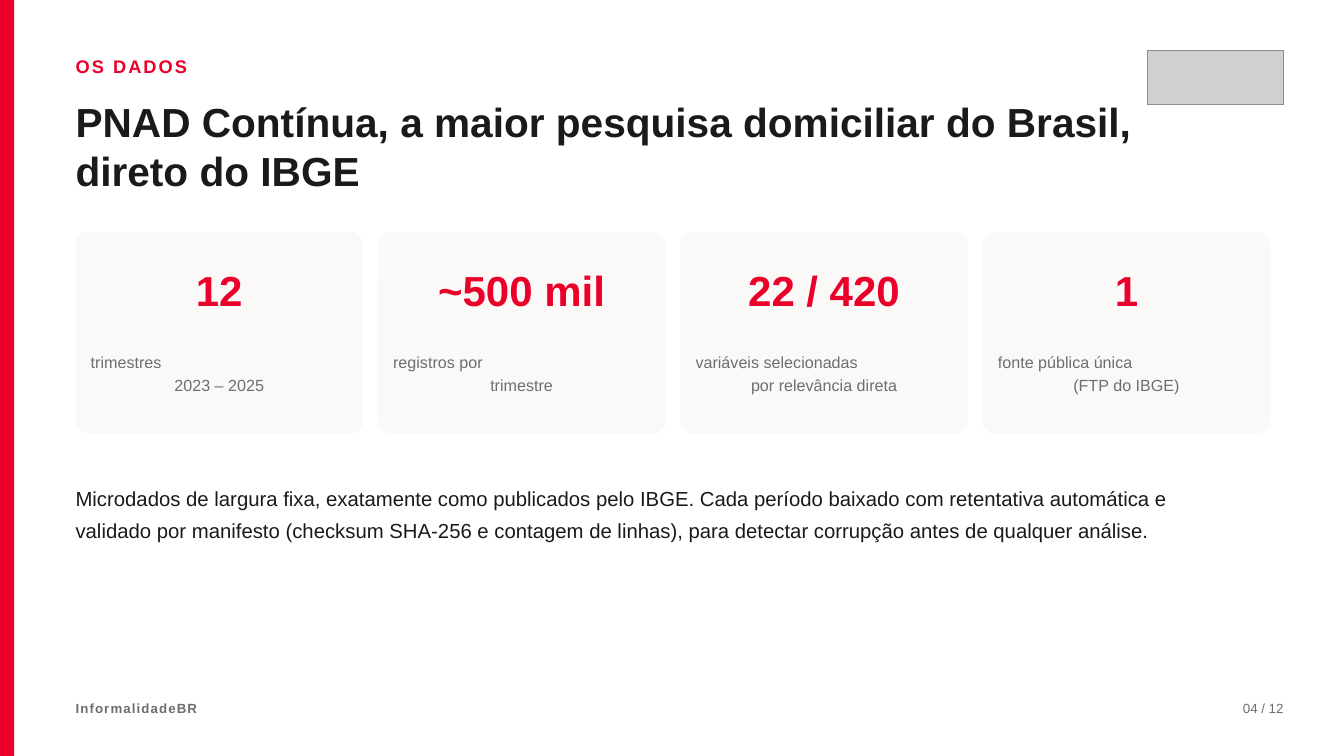
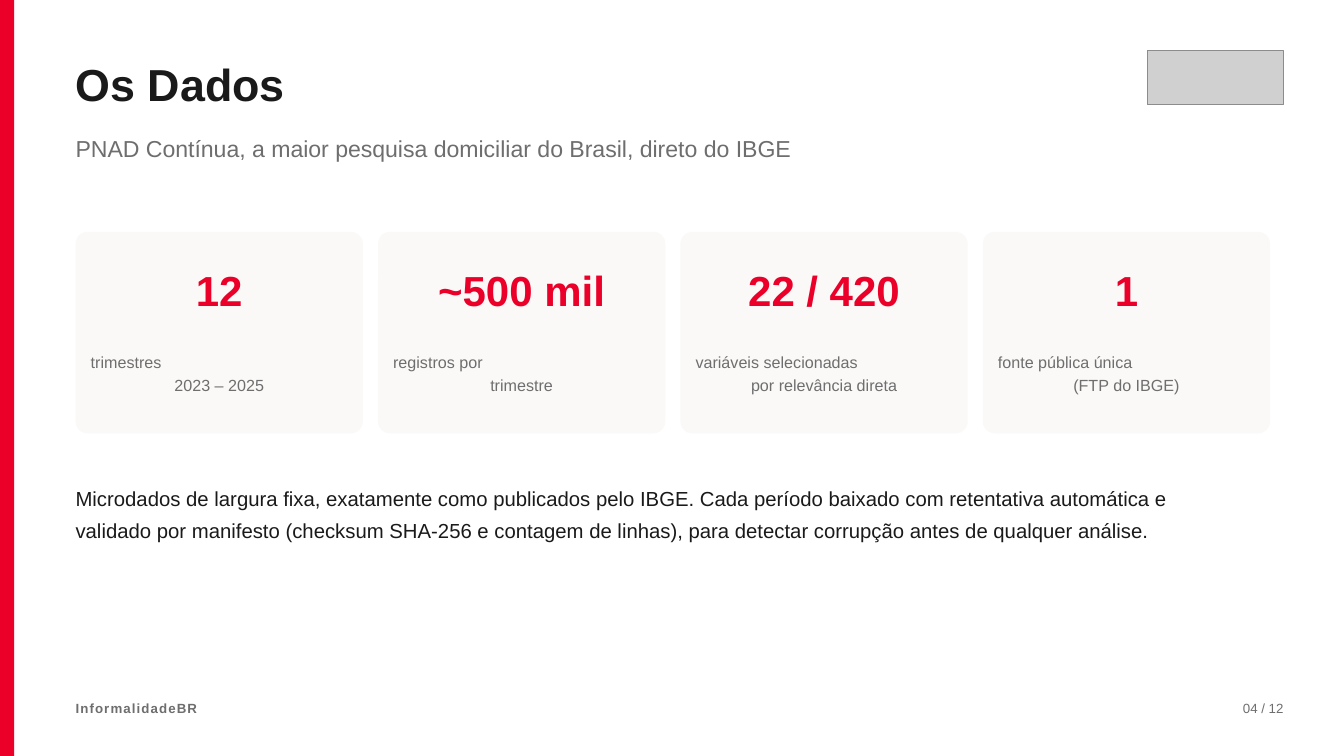
Before and after one commit to gui-ramon/pipeline-hands-on-engenharia-de-dados, a slide deck: slide 4 of apresentacao/InformalidadeBR - Apresentacao.pptx. Drawn at 1344x756 pixels with LibreOffice and Linux fonts; fonts in the diff are those of the drawing; grey boxes stand for pictures. Boxes give left, top, right and bottom in pixels: in the first picture for what was removed or moved away, otherwise in the second. Text is boxed around its words. In the diff, an @@ line names an element or a change of style, - is before the commit and + after.

```diff
--- a/apresentacao/InformalidadeBR - Apresentacao.pptx
+++ b/apresentacao/InformalidadeBR - Apresentacao.pptx
@@ text at [76, 68, 285, 102]: text changed; size 13 to 32 pt; text colour #EB0029 to #1A1A1A @@
-OS DADOS
+Os Dados
@@ text "PNAD Contínua, a maior pesquisa ...": place and size @@
-text "PNAD Contínua, a maior pesquisa ..." at [76, 107, 1131, 187]
+text "PNAD Contínua, a maior pesquisa ..." at [76, 140, 791, 162]
@@ text "PNAD Contínua, a maior pesquisa ..." at [76, 140, 791, 162]: size 29 to 16.5 pt, text colour #1A1A1A to #6E6E6E, bold off; line spacing 1.02 to 1.2 @@
```
Also in this commit, not shown: 10 other slides changed, 1 slide added, 7 other files.
